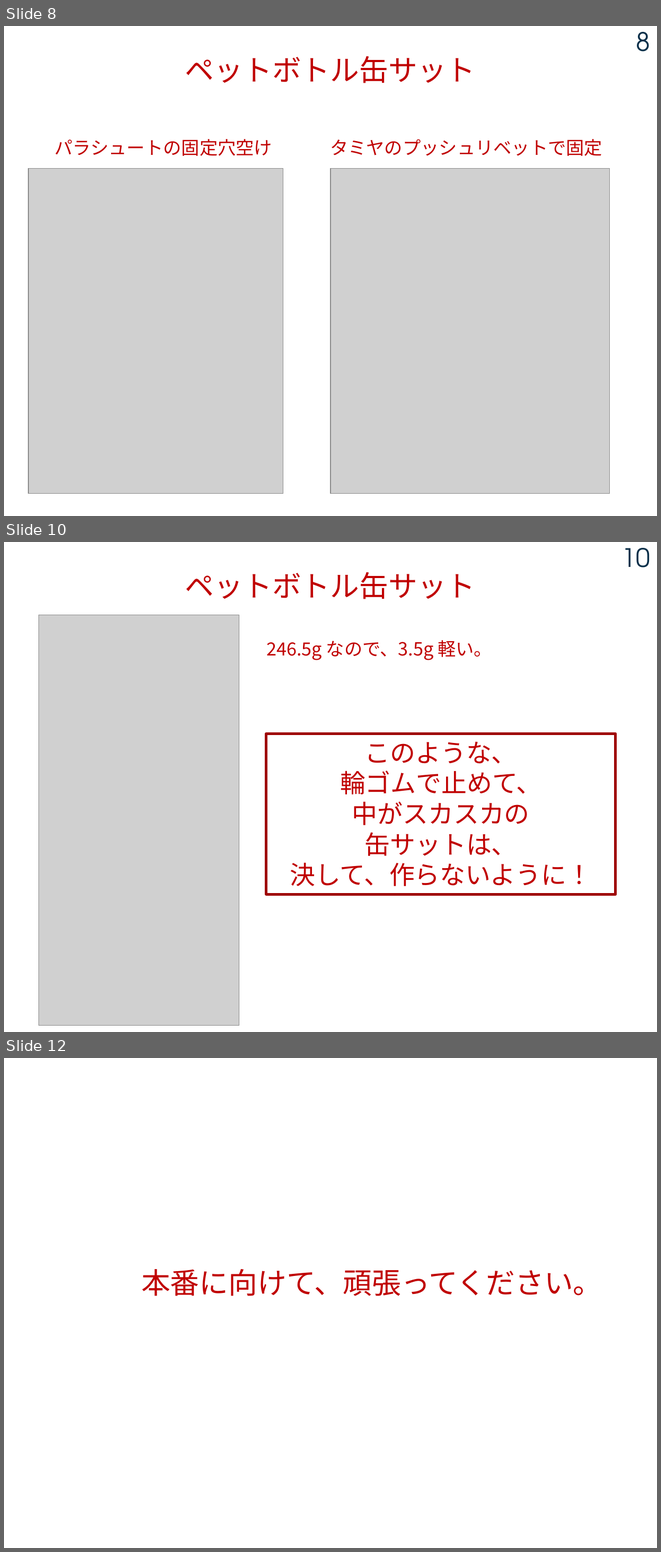
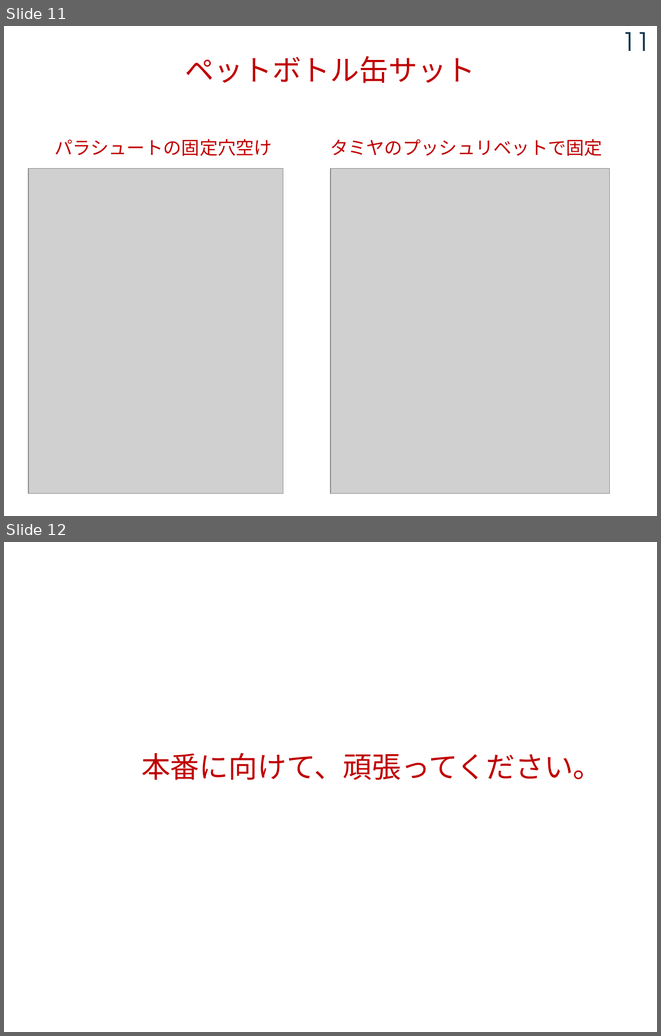
Before and after one commit to tarosay/cansat2026_Sample, a slide deck: Documents/2026_07_02_ペットボトル缶サットを作ろう.pptx. Shown one above the other, each under a label of ours: slides 8, 10 and 12 before the commit, slides 11 and 12 after it; the slides between them are not shown. The pictures are 661x1552 and 661x1036 pixels, drawn with LibreOffice and Linux fonts; fonts in the diff are those of the drawing; grey boxes stand for pictures. Boxes give left, top, right and bottom in pixels: in the first picture for what was removed or moved away, otherwise in the second. Text is boxed around its words. In the diff, an @@ line names an element or a change of style, - is before the commit and + after.

Commit message:
ペットボトル缶サット完成

```diff
--- a/Documents/2026_07_02_ペットボトル缶サットを作ろう.pptx
+++ b/Documents/2026_07_02_ペットボトル缶サットを作ろう.pptx
@@ slide 10 removed at [4,542,657,1032], background #FFFFFF @@
@@ page number removed at [622,548,650,567] @@
-10
@@ text removed at [185,572,476,599] @@
-ペットボトル缶サット
@@ picture removed at [38,615,239,1025] @@
@@ text removed at [266,640,492,660] @@
-246.5g なので、3.5g 軽い。
@@ rectangle removed at [266,733,616,894] @@
-このような、
-輪ゴムで止めて、
-中がスカスカの
-缶サットは、
-決して、作らないように！
@@ what was slide 8 is now slide 11 @@
@@ page number at [622,32,650,51]: text changed @@
-8
+11
```
Also in this commit, not shown: 6 slides changed, 2 slides added, 1 other slide removed, 1 other file.
